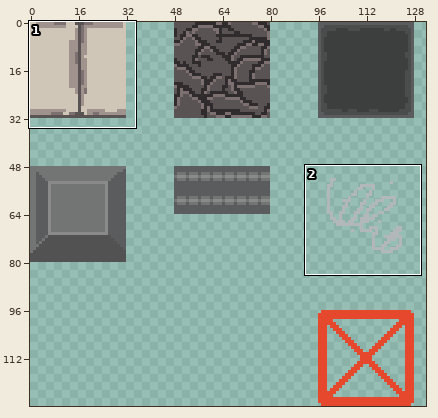
One commit to this sprite sheet: Art/tileMaps/map-sheet-32.png. Above, an overview of the earlier version with the close-up marked.
Close-up. The starting point:
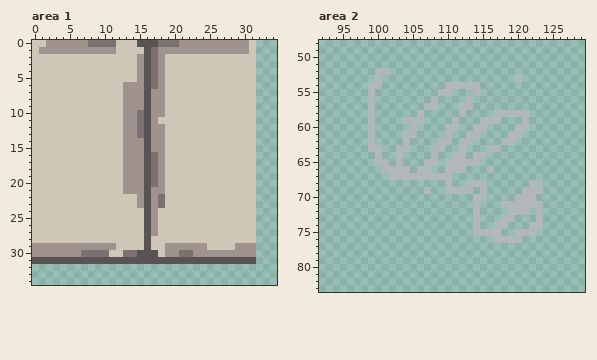
The file is 176x128 pixels. Shown: area 1: x 0..34, y 0..34; area 2: x 92..129, y 48..83. The wide view leaves out empty margins.
After:
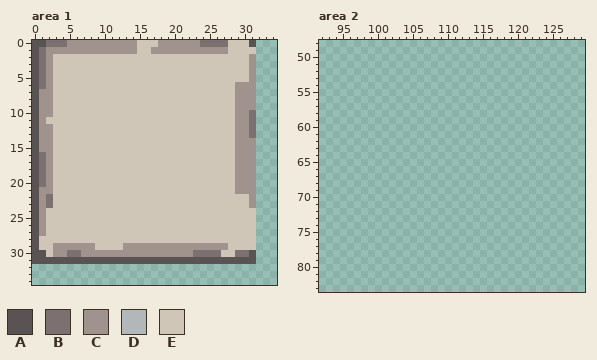
Palette (. is transparent): A #5a5353  B #7d7071  C #a0938e  D #b2b7ba  E #cfc6b8
What changed:
Area 1:
Colour A replaces colour C in row 29 at x 0; in row 30 at x 0 to 1 and 31.
Colour A replaces colour E in row 0 at x 0 to 1 and 31; in rows 1 to 28 at x 0.
Colour B replaces colour C in row 0 at x 2 to 4 and 24 to 27; in row 1 at x 1; in row 30 at x 5 to 6, 23 to 26 and 29 to 30.
Colour B replaces colour E in rows 2 to 6 at x 1; in rows 10 to 13 at x 31; in rows 16 to 20 at x 1; in rows 22 to 23 at x 2.
Colour C replaces colour A in row 29 at x 16; in row 30 at x 15 to 17.
Colour C replaces colour B in row 0 at x 8 to 11 and 18 to 20; in row 1 at x 17; in row 30 at x 7 to 10, 13 to 14 and 21 to 22.
Colour C replaces colour E in rows 0 to 1 at x 12 to 14; in rows 2 to 5 at x 2 and 31; in row 6 at x 2 and 29 to 31; in rows 7 to 9 at x 1 to 2 and 29 to 31; in row 10 at x 1 to 2 and 29 to 30; in row 11 at x 1 and 29 to 30.
Colour C replaces colour E in rows 12 to 13 at x 1 to 2 and 29 to 30; in rows 14 to 15 at x 1 to 2 and 29 to 31; in rows 16 to 20 at x 2 and 29 to 31; in row 21 at x 1 to 2 and 29 to 31; in rows 22 to 23 at x 1 and 31; in rows 24 to 27 at x 1.
Colour C replaces colour E in row 29 at x 13 to 15, 17 to 18 and 25 to 27; in row 30 at x 11 to 12 and 18.
Colour E replaces colour A in row 0 at x 15 to 17; in rows 1 to 28 at x 16.
Colour E replaces colour B in rows 2 to 6 at x 17; in rows 10 to 13 at x 15; in rows 16 to 20 at x 17; in rows 22 to 23 at x 18.
Colour E replaces colour C in rows 0 to 1 at x 28 to 30; in rows 2 to 5 at x 15 and 18; in row 6 at x 13 to 15 and 18; in rows 7 to 9 at x 13 to 15 and 17 to 18; in row 10 at x 13 to 14 and 17 to 18; in row 11 at x 13 to 14 and 17.
Colour E replaces colour C in rows 12 to 13 at x 13 to 14 and 17 to 18; in rows 14 to 15 at x 13 to 15 and 17 to 18; in rows 16 to 20 at x 13 to 15 and 18; in row 21 at x 13 to 15 and 17 to 18; in rows 22 to 23 at x 15 and 17; in rows 24 to 27 at x 17.
Colour E replaces colour C in row 29 at x 1 to 2, 9 to 11 and 29 to 31; in row 30 at x 2 and 27 to 28.
Area 2:
Colour D is removed in row 52 at x 100 to 101; in row 53 at x 100 and 120; in row 54 at x 99 to 100 and 110 to 114; in row 55 at x 99, 109 to 110 and 114; in row 56 at x 99, 108 and 113; in row 57 at x 99, 107 to 108 and 112 to 113.
Colour D is removed in row 58 at x 99, 106, 112 and 117 to 121; in row 59 at x 99, 104 to 106, 111, 115 to 117 and 121; in row 60 at x 99, 105, 110 to 111, 114 to 115 and 120 to 121; in row 61 at x 99, 104 to 105, 110, 113 to 114 and 119 to 120; in row 62 at x 99, 104, 109 to 110, 112 to 113 and 118 to 119; in row 63 at x 99 to 100, 103 to 104, 108 to 109, 112 and 116 to 117.
Colour D is removed in row 64 at x 100, 103, 108, 111 to 112 and 114 to 115; in row 65 at x 100 to 101, 103, 107 to 108 and 110 to 114; in row 66 at x 101 to 104, 106 to 107, 110 to 112 and 116; in row 67 at x 102 to 110; in row 68 at x 110, 113 to 115 and 122 to 123; in row 69 at x 107, 110 to 113, 115 and 121 to 123.
Colour D is removed in row 70 at x 114 to 115 and 120 to 122; in row 71 at x 114 and 118 to 123; in row 72 at x 114, 119 to 121 and 123; in row 73 at x 114, 118 to 119 and 123; in row 74 at x 114, 117 to 118 and 122 to 123; in row 75 at x 114 to 117 and 120 to 122.
Colour D is removed in row 76 at x 117 to 120.
Boxes around the changes in both close-ups, in picture pixels (x1, y1, x2, y2):
changed: (32, 40, 256, 257)
erased: (368, 68, 543, 243)
